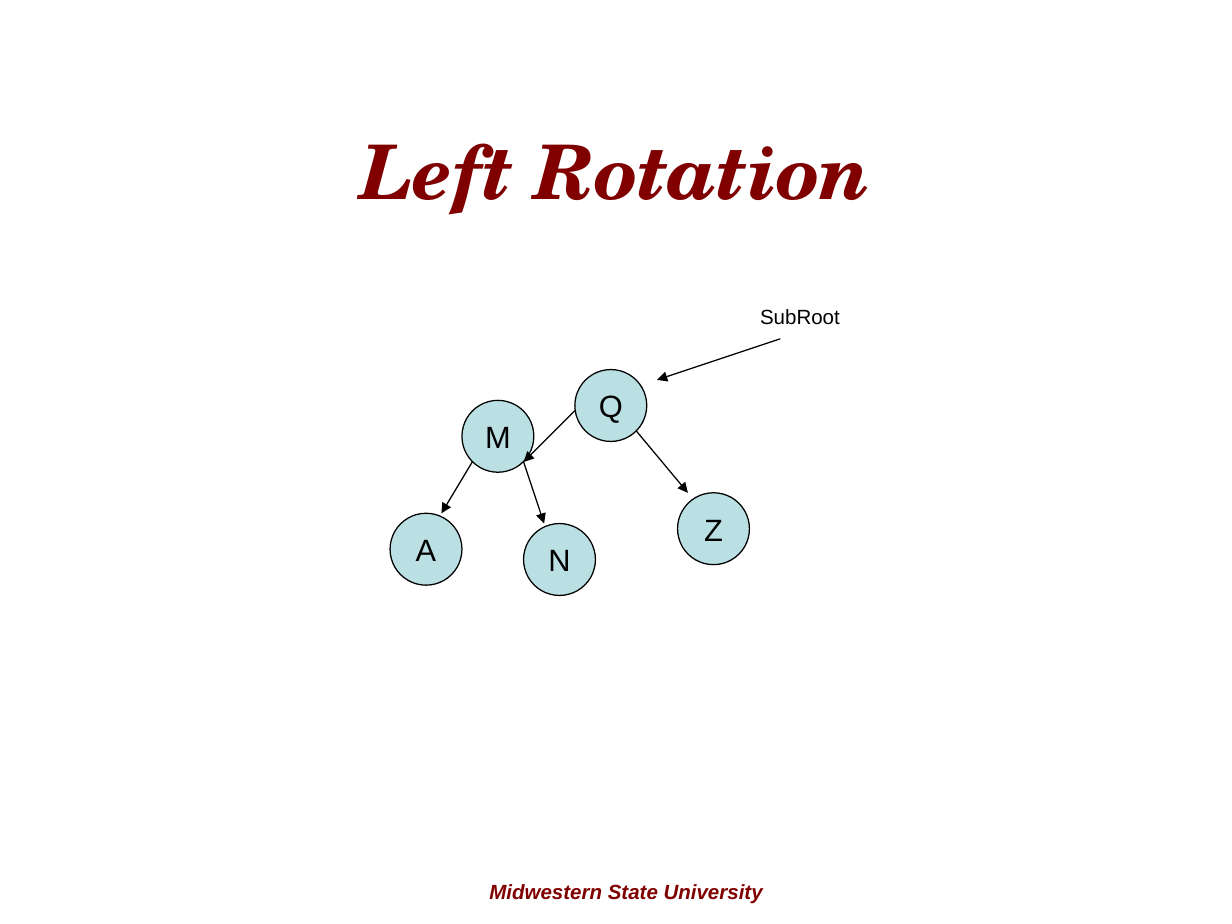
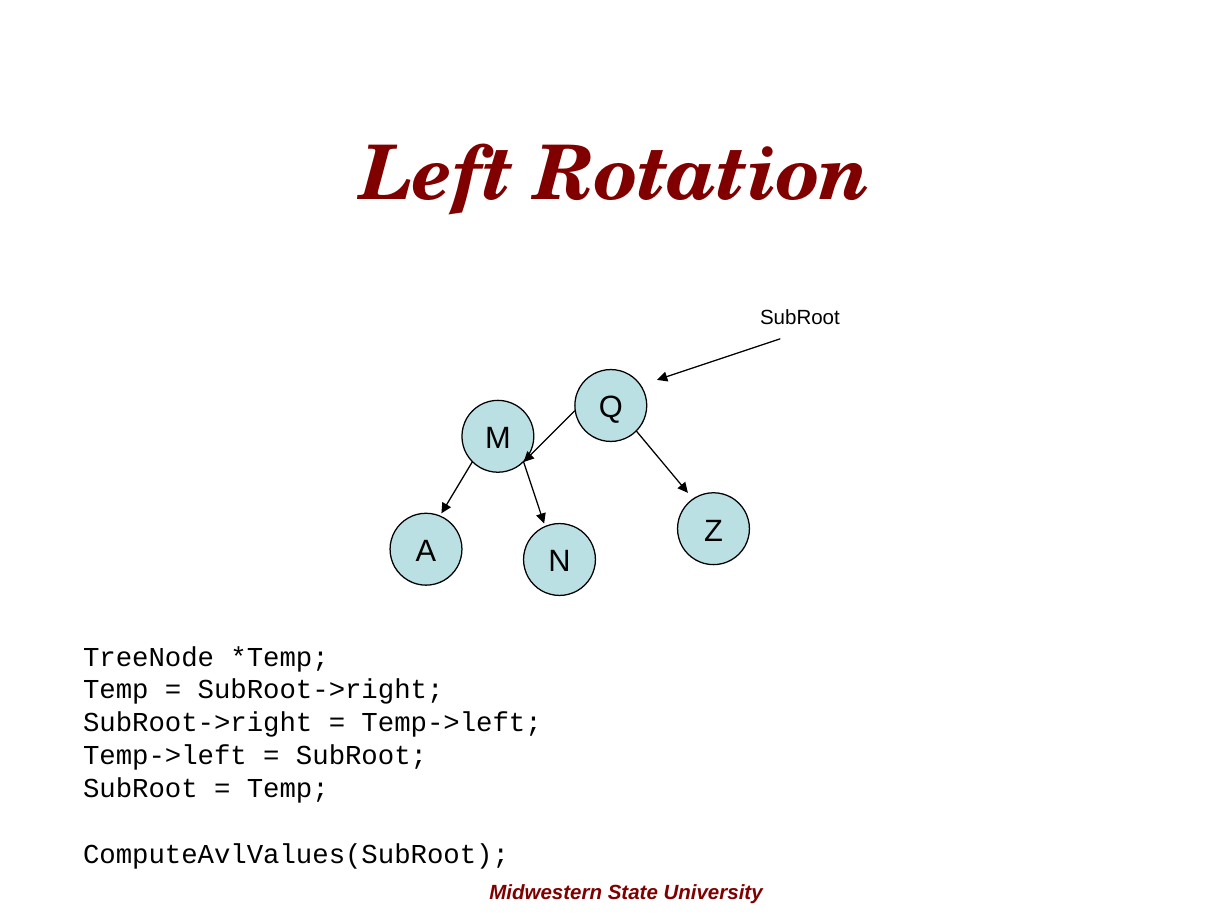
Before and after one commit to rugbyprof/5243-Algorithms, a slide deck: slide 24 of Lectures/AvlTrees/avl_trees.ppt. Drawn at 1232x924 pixels with LibreOffice and Linux fonts; fonts in the diff are those of the drawing; background and template pictures are left out. Boxes give left, top, right and bottom in pixels: in the first picture for what was removed or moved away, otherwise in the second. Text is boxed around its words. In the diff, an @@ line names an element or a change of style, - is before the commit and + after.

Commit message:
ppt

```diff
--- a/Lectures/AvlTrees/avl_trees.ppt
+++ b/Lectures/AvlTrees/avl_trees.ppt
@@ text added at (x1=83, y1=646, x2=541, y2=869), 16 pt, text #000000 @@
+  TreeNode *Temp;
+  Temp = SubRoot->right;
+  SubRoot->right = Temp->left; Temp->left = SubRoot;
+  SubRoot = Temp;
+  ComputeAvlValues(SubRoot);
```
Also in this commit, not shown: 8 other slides changed.
